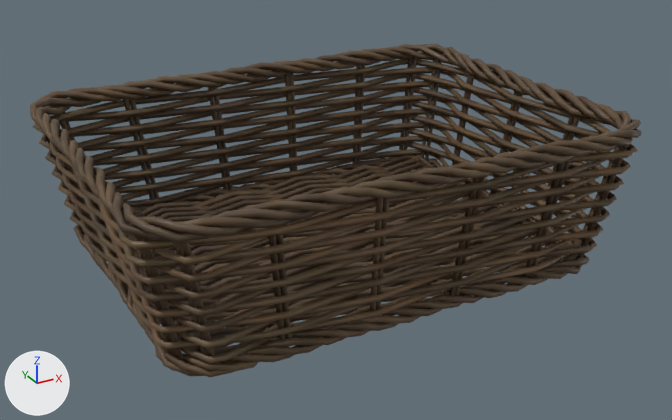
The glTF model assets/home/wicker_basket_01.glb, before and after one commit.
The view is the same before and after, from a 50 mm camera at (-0.311, -0.579, 0.322) aimed at (0.001, -0.01, 0.038). The axes (+X, +Y, +Z) are drawn at lower left. The lights are the same throughout. The picture after the commit comes second. Where no turn or scale is listed for an object, it has been applied to the vertices. Vertices at exactly the same position are counted once.

The older version as bpy lines, for what is in view:
```python
me_vert_001 = bpy.data.meshes.new('Vert.001')
me_vert_001.from_pydata(...)  # 8429 vertices, 16630 faces; spans x -0.192..0.192, y -0.148..0.148, z -0.059..0.059
me_vert_001.materials.append(mat_wicker_basket_01)
ob_wicker_basket_01 = bpy.data.objects.new('wicker_basket_01', me_vert_001)
ob_wicker_basket_01.location = (-0.0003, 0.0004, 0.0578)
```
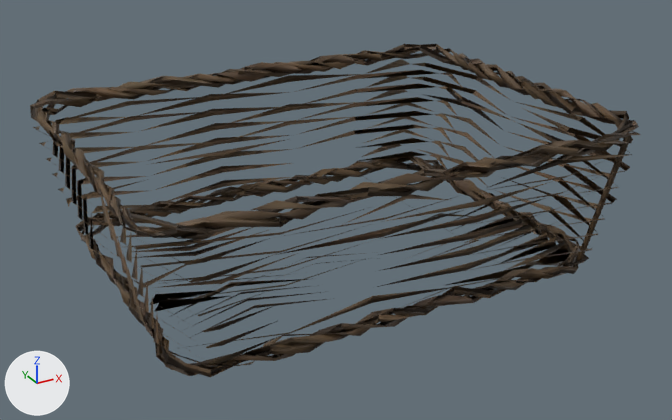
Where the newer file only moved an object's origin or applied its transform, the numbers keep the older frame.

Changed parts and their boxes [x1, y1, x2, y2] in the pictures (672 x 420 px):
```json
{"part": 1, "of": "me_vert_001", "change": "cut back", "before": [30, 44, 641, 377], "after": [506, 71, 588, 253]}
```

Edits to the scene script, one JSON object a line:
```json
{"block": "me_vert_001", "where": "# used by ob_wicker_basket_01; location = (-0.0003, 0.0004, 0.0578)"}
{"op": "remove", "block": "me_vert_001", "code": "me_vert_001.from_pydata(...)  # 8429 vertices, 16630 faces; spans x -0.192..0.192, y -0.148..0.148, z -0.059..0.059"}
{"op": "add", "block": "me_vert_001", "code": "me_vert_001.from_pydata(...)  # 1722 vertices, 1941 faces; spans x -0.191..0.192, y -0.148..0.146, z -0.059..0.059"}
{"block": "me_vert_001", "change": "me_vert_001 part 1: 2 vertices moved within x 0.161..0.183, y -0.11..0.007, z -0.049..0.053; 6707 vertices removed from x -0.192..0.192, y -0.146..0.148, z -0.059..0.059"}
```
